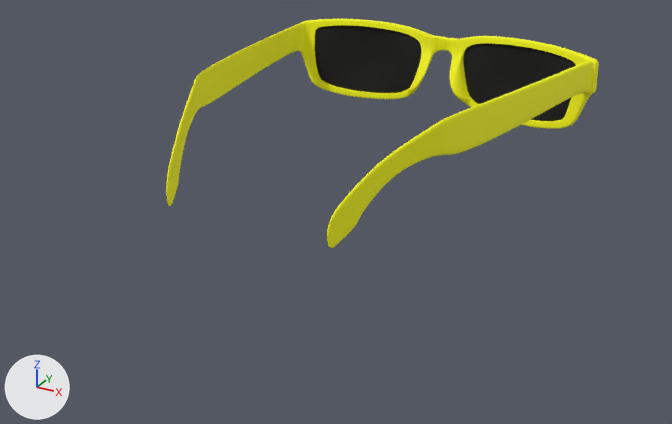
What one commit did to the FBX model app/sampledata/m29.fbx.
Camera for both pictures: a camera (50 mm lens) standing at (0.149, -0.316, 0.128) and looking at (0.007, -0.058, -0.001). Every picture has the same lights, and +X, +Y and +Z are marked at lower left. Where no turn or scale is listed for an object, it has been applied to the vertices.

The first picture shows 'Glasses:glassesframeHyperNURBSCube4Cube', 'Glasses:glasseslensleft_lensCube5Cube3', 'Glasses:glasseslensright_lensCube1Cube2'.
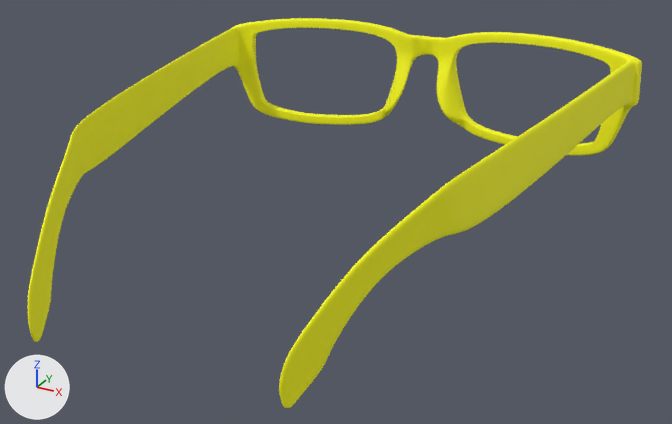
What the commit changed:
Object 'Glasses:glasseslensright_lensCube1Cube2' (ob_glasses_glasseslensright_lenscube1cube2) is deleted.
Object 'Glasses:glassesframeHyperNURBSCube4Cube' (ob_glasses_glassesframehypernurbscube4cube) moves from (0.0022, 0.0616, 0.0603) to (-0.0002, 0.0485, 0.072).
Object 'Glasses:glassesframeHyperNURBSCube4Cube' (ob_glasses_glassesframehypernurbscube4cube) turns from (90, 0, 161) to (87, 0.5, 166) degrees about x, y and z.
Object 'Glasses:glassesframeHyperNURBSCube4Cube' (ob_glasses_glassesframehypernurbscube4cube) is rescaled from (0.0739, 0.0739, 0.0739) to (0.0939, 0.0985, 0.0985).
Object 'Glasses:glasseslensleft_lensCube5Cube3' (ob_glasses_glasseslensleft_lenscube5cube3) is deleted.

Boxes [x1, y1, x2, y2] around the edits, measured in the pictures (672 x 424 px):
'Glasses:glassesframeHyperNURBSCube4Cube', moved, turned, rescaled
    before: [166, 19, 599, 248]
    after: [27, 18, 642, 408]
'Glasses:glasseslensright_lensCube1Cube2', deleted (black)
    before: [315, 26, 421, 93]
'Glasses:glasseslensleft_lensCube5Cube3', deleted (black)
    before: [463, 44, 576, 121]
